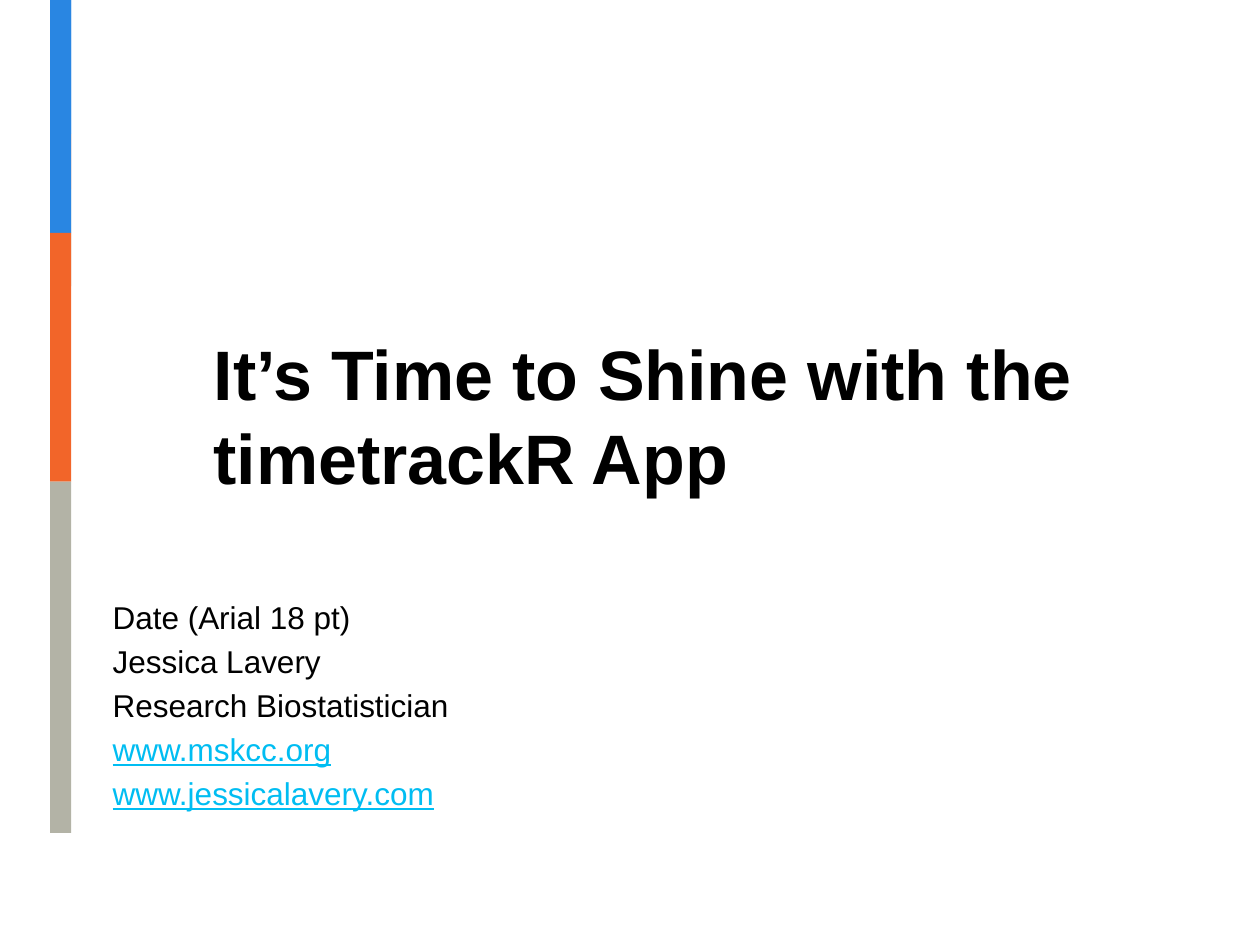
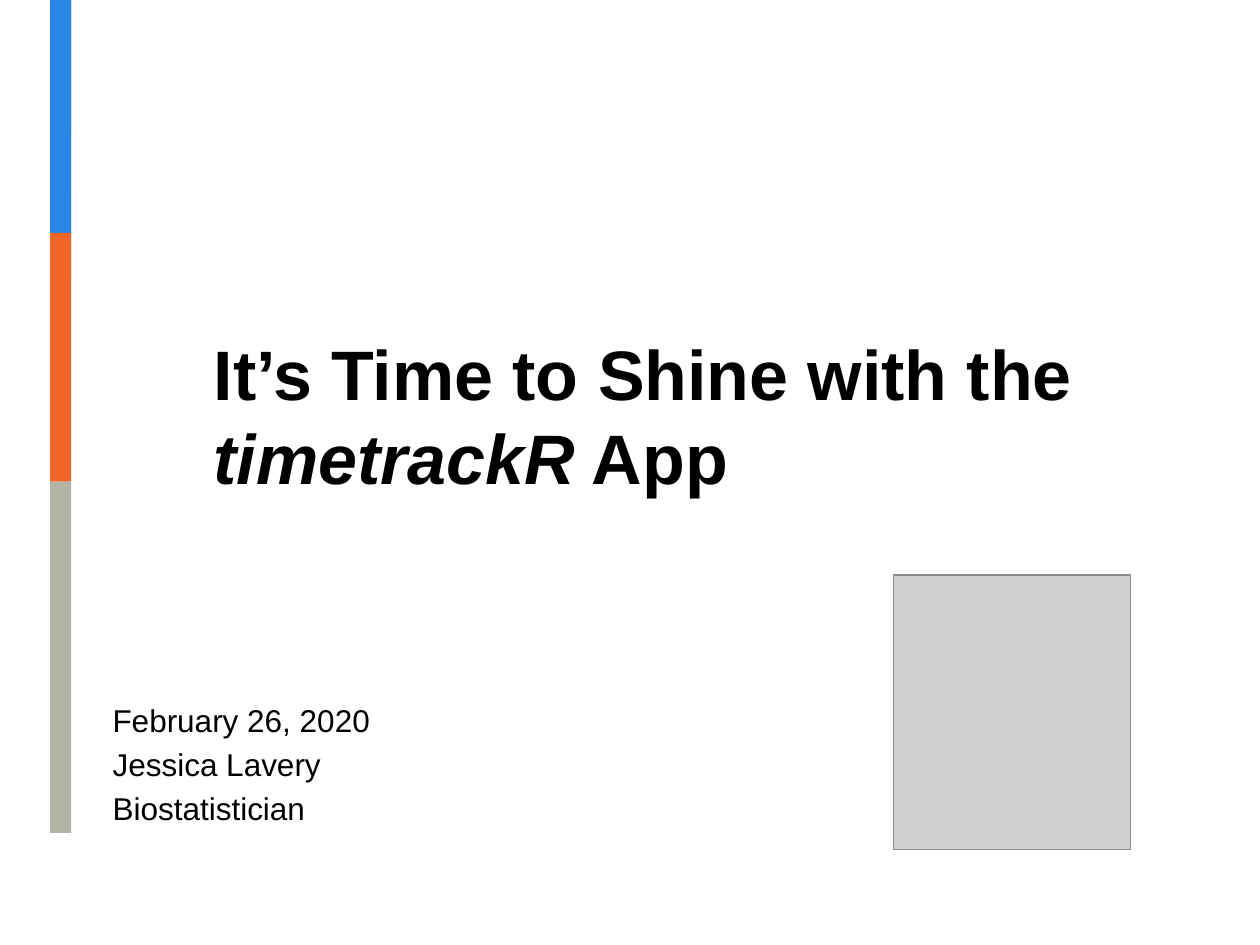
Before and after one commit to jalavery/timetrackR, a slide deck: slide 1 of Project management shiny app presentation.pptx. Drawn at 1260x945 pixels with LibreOffice and Linux fonts; fonts in the diff are those of the drawing; grey boxes stand for pictures; background and template pictures are left out. Boxes give left, top, right and bottom in pixels: in the first picture for what was removed or moved away, otherwise in the second. Text is boxed around its words. In the diff, an @@ line names an element or a change of style, - is before the commit and + after.

```diff
--- a/Project management shiny app presentation.pptx
+++ b/Project management shiny app presentation.pptx
@@ title "It’s Time to Shine with ..." at (x1=214, y1=349, x2=1072, y2=497): italic on in "timetrackR" @@
@@ subtitle "February 26, 2020" at (x1=113, y1=709, x2=370, y2=821): vertical alignment top to bottom @@
@@ picture added at (x1=893, y1=575, x2=1130, y2=849) @@
@@ subtitle at (x1=113, y1=709, x2=370, y2=738): text changed @@
-Date (Arial 18 pt)
+February 26, 2020
@@ subtitle at (x1=113, y1=797, x2=305, y2=821): text changed; text colour #00BDF2 to #000000 @@
-Research Biostatistician
-www.mskcc.org
-www.jessicalavery.com
+Biostatistician
```
Also in this commit, not shown: 6 other slides changed, 4 slides added, 1 other file.
